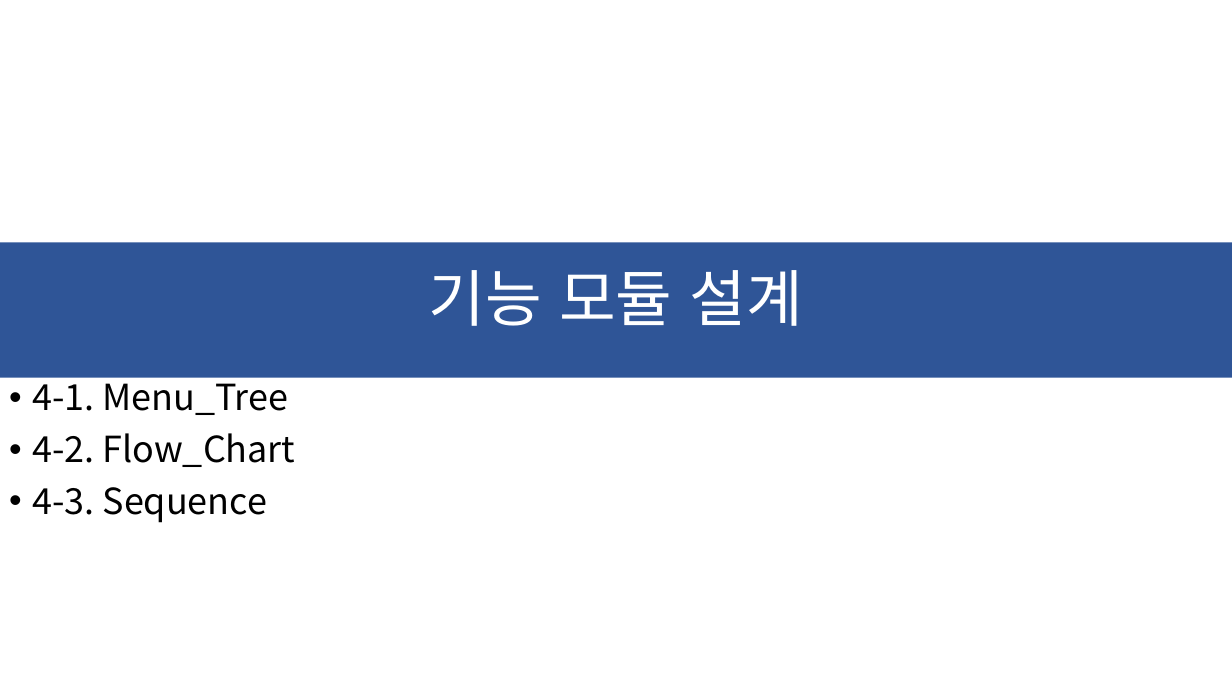
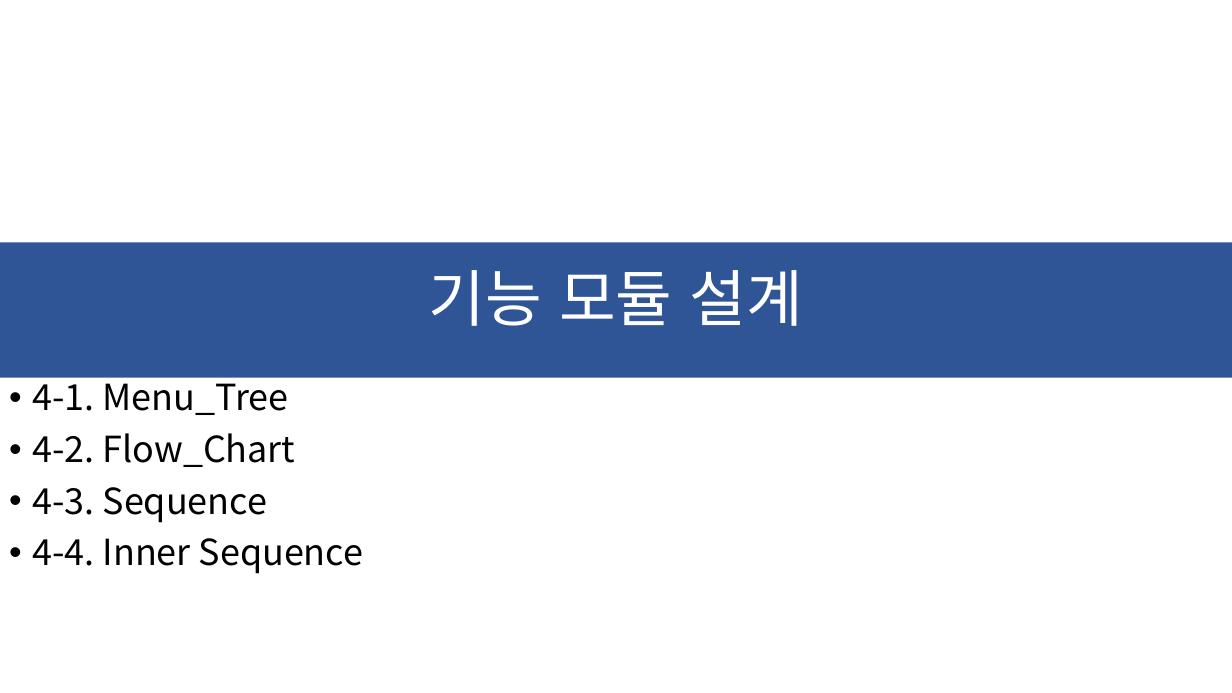
Before and after one commit to ChaeSung-Lee/DJ_InternShip, a slide deck: slide 29 of 2021_Summer/jp.hong/Project_BnC_jph.pptx (slide 27 before the commit). Drawn at 1232x693 pixels with LibreOffice and Linux fonts; fonts in the diff are those of the drawing. Boxes give left, top, right and bottom in pixels: in the first picture for what was removed or moved away, otherwise in the second. Text is boxed around its words. In the diff, an @@ line names an element or a change of style, - is before the commit and + after.

```diff
--- a/2021_Summer/jp.hong/Project_BnC_jph.pptx
+++ b/2021_Summer/jp.hong/Project_BnC_jph.pptx
@@ text at (32,538,363,574): paragraph added @@
+• 4-4. Inner Sequence
```
Also in this commit, not shown: 5 other slides changed, 2 slides added.
